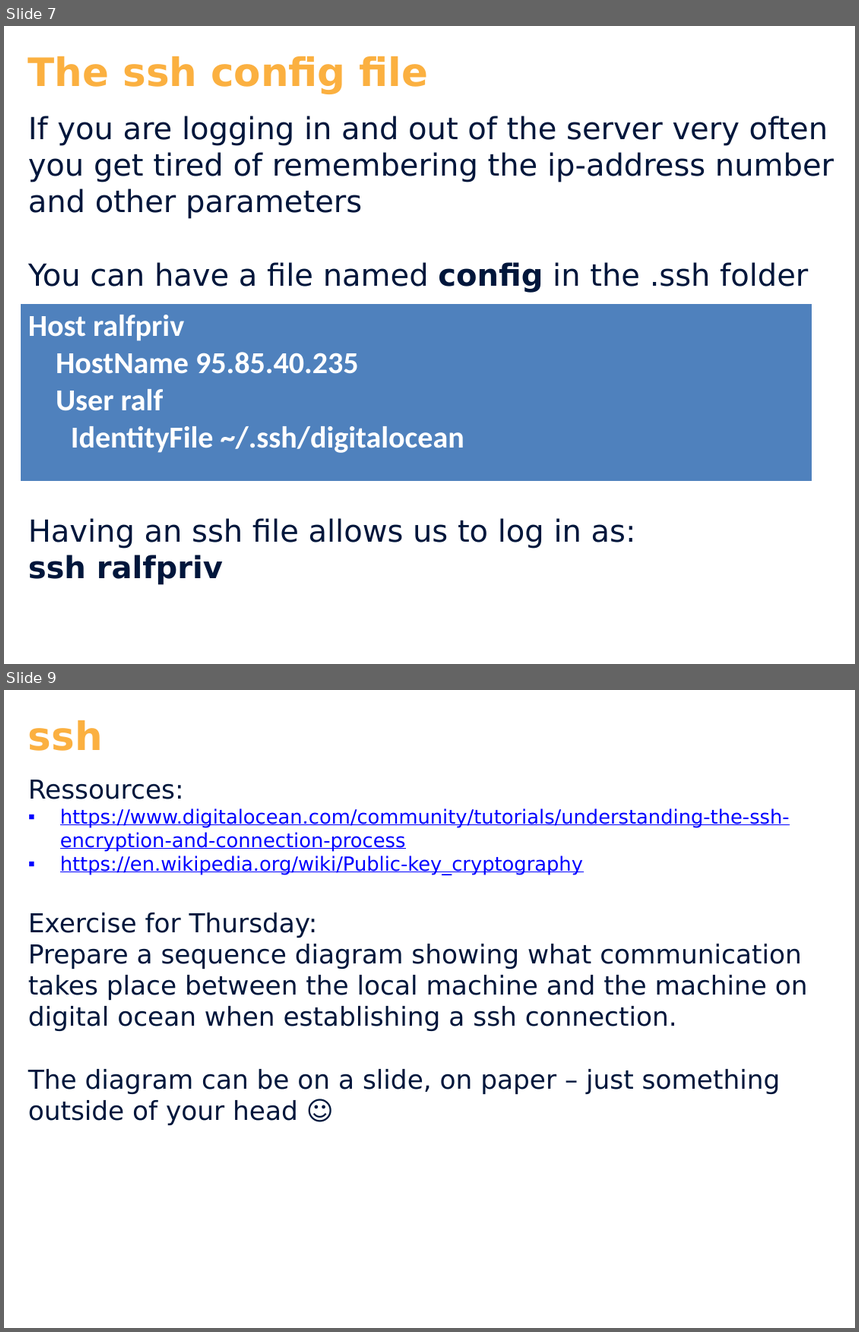
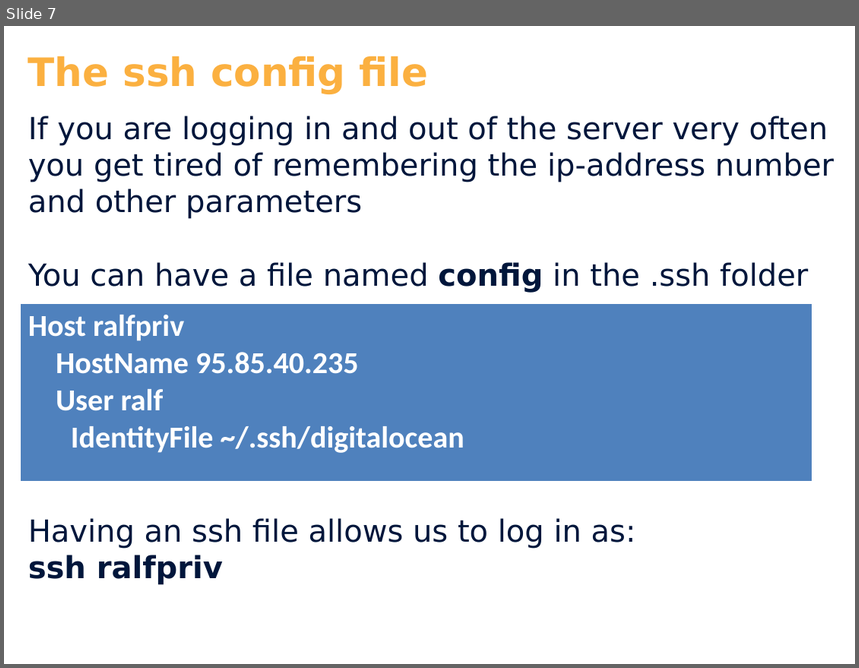
Before and after one commit to cphdat2sem2017-B/Week1-Operating-systems, a slide deck: slides/Day_2.pptx. Shown one above the other, each under a label of ours: slides 7 and 9 before the commit, slide 7 after it; the slides between them are not shown. The pictures are 859x1332 and 859x668 pixels, drawn with LibreOffice and Linux fonts; fonts in the diff are those of the drawing; background and template pictures are left out. Boxes give left, top, right and bottom in pixels: in the first picture for what was removed or moved away, otherwise in the second. Text is boxed around its words. In the diff, an @@ line names an element or a change of style, - is before the commit and + after.

```diff
--- a/slides/Day_2.pptx
+++ b/slides/Day_2.pptx
@@ slide 9 removed at (4, 690, 855, 1328), background #FFFFFF @@
@@ text removed at (28, 720, 103, 751) @@
-ssh
@@ text removed at (28, 780, 808, 1125) @@
-Ressources:
-▪ https://www.digitalocean.com/community/tutorials/understanding-the-ssh-encryption-and-connection-process
-▪ https://en.wikipedia.org/wiki/Public-key_cryptography
-Exercise for Thursday:
-Prepare a sequence diagram showing what communication takes place between the local machine and the machine on digital ocean when establishing a ssh connection.
-The diagram can be on a slide, on paper – just something outside of your head ☺
```
Also in this commit, not shown: 2 slides changed, 9 other files.
